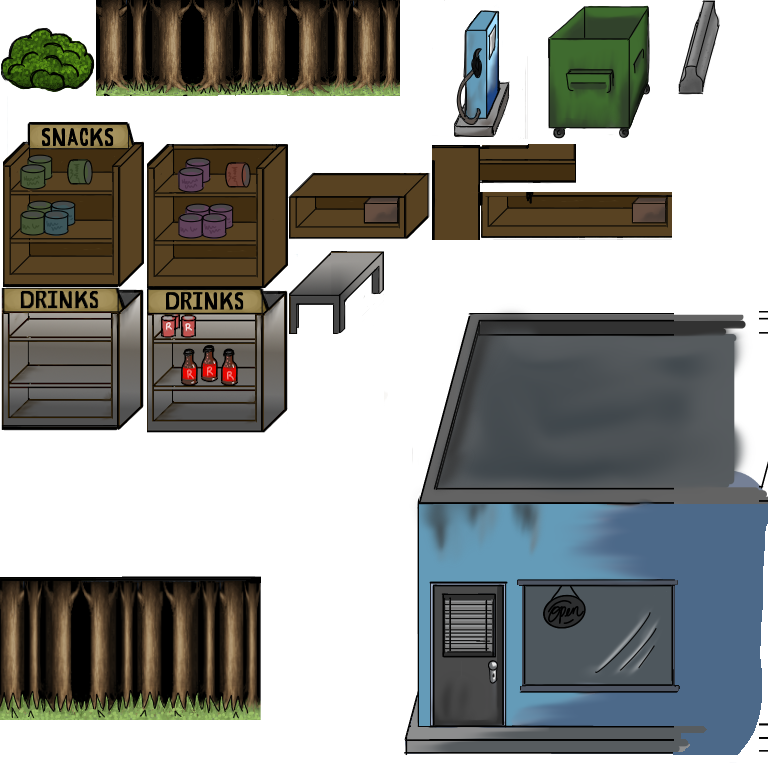
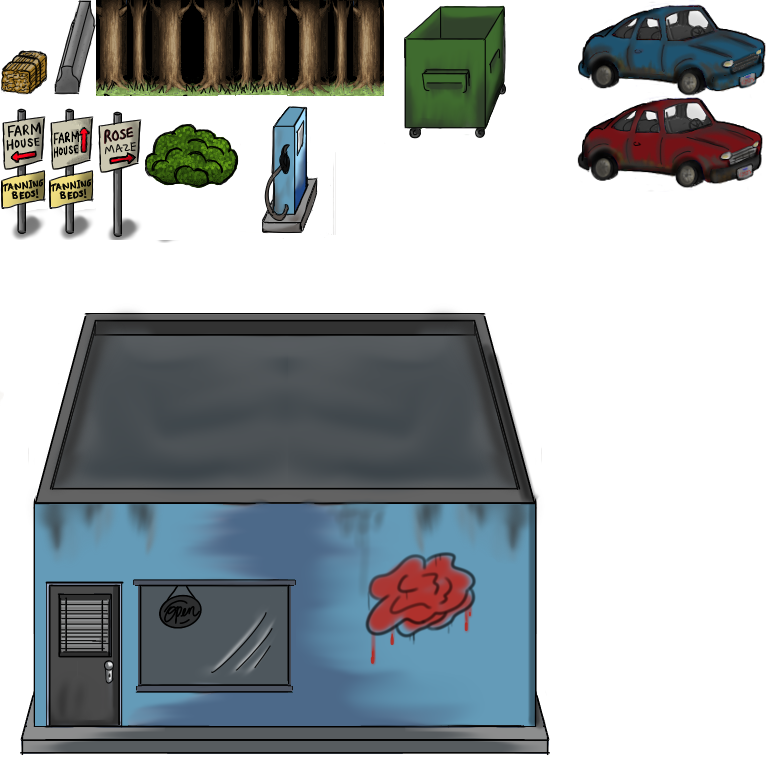
Before/after of a 768 × 768 layered artwork. What changed in the layer stack:
painted on "Tutorial_B.png" over left=0, top=0, right=768, bottom=763
